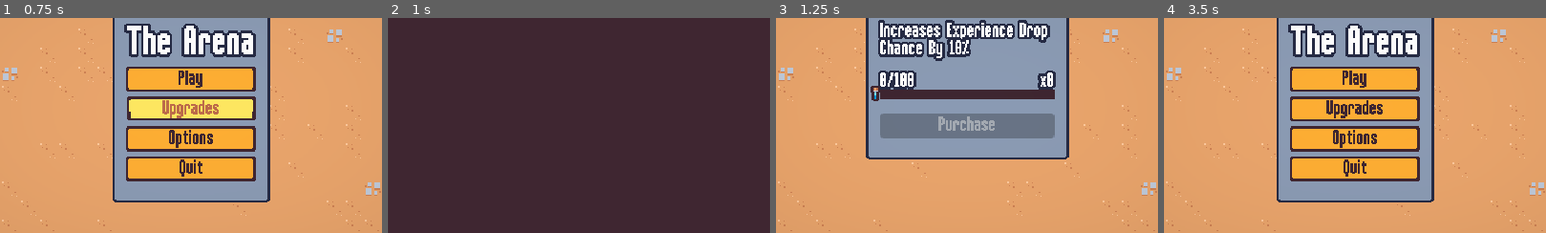
Above: before the commit, frames 1-4 (left to right).
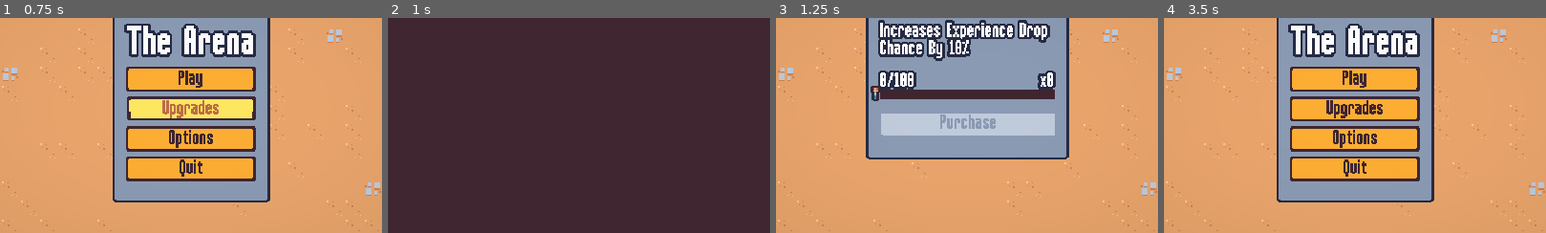
Above: after the commit, the same moments.

Repository: PWilliams0530/UdemySurvival2DGadotGame
Game: Godot game, scene res://scenes/UI/main_menu.tscn
The game is run twice, just before and just after one commit, with the same random seed, the same clock (stepped at 60 frames per second) and the same inputs.
Inputs (mouse positions are % of the whole screen's width and height, from its top left):
- Up to frame 1 (0.75 s): click "Upgrades" at 0.5 s
- Up to frame 2 (1 s): no input
- Up to frame 3 (1.25 s): no input
- Up to frame 4 (3.5 s): move the mouse to (72, 45) at 1.27 s; press the mouse at (72, 45) at 1.28 s; hold Right (move_right) 1.28-2.03 s; tap Enter at 2 s; move the mouse to (30, 55) at 2.02 s; release the mouse at (30, 55) at 2.03 s; hold S (move_down) 2.03-2.75 s; click (30, 55) at 2.1 s; click "Back" at 2.75 s
The pictures show only the part of the screen within x 25-75%, y 29-79%; the shares and areas given below are measured in that part.

Frames 1-2 are identical in both runs. In frame 3, 5.3% of the frame differs, in the area x 27-73%, y 44-56%; in frame 4, nothing differs.

Commit message:
AddedScrollBarToMetaUpgradeAndFixedSpawnBug

Diff:
--- a/resources/theme/theme.tres
+++ b/resources/theme/theme.tres
@@ -14,6 +14,13 @@
 texture_margin_right = 1.0
 texture_margin_bottom = 1.0
 region_rect = Rect2(19, 3, 10, 10)
+
+[sub_resource type="StyleBoxTexture" id="StyleBoxTexture_6c8ei"]
+texture = ExtResource("1_fbtld")
+texture_margin_left = 3.0
+texture_margin_bottom = 3.0
+expand_margin_left = 1.0
+region_rect = Rect2(16, 3, 13, 13)
 
 [sub_resource type="StyleBoxEmpty" id="StyleBoxEmpty_12xri"]
 
@@ -91,6 +98,37 @@
 border_width_bottom = 2
 border_color = Color(0.247059, 0.14902, 0.192157, 1)
 
+[sub_resource type="StyleBoxFlat" id="StyleBoxFlat_7lkt4"]
+bg_color = Color(0.996078, 0.682353, 0.203922, 1)
+border_width_left = 2
+border_width_top = 2
+border_width_right = 2
+border_width_bottom = 2
+border_color = Color(0.8, 0.8, 0.8, 0)
+
+[sub_resource type="StyleBoxFlat" id="StyleBoxFlat_10kik"]
+bg_color = Color(0.996078, 0.682353, 0.203922, 1)
+border_width_left = 2
+border_width_top = 2
+border_width_right = 2
+border_width_bottom = 2
+border_color = Color(0.8, 0.8, 0.8, 0)
+
+[sub_resource type="StyleBoxFlat" id="StyleBoxFlat_17alt"]
+bg_color = Color(0.996078, 0.682353, 0.203922, 1)
+border_width_left = 2
+border_width_top = 2
+border_width_right = 2
+border_width_bottom = 2
+border_color = Color(0.8, 0.8, 0.8, 0)
+
+[sub_resource type="StyleBoxFlat" id="StyleBoxFlat_ytet8"]
+content_margin_left = 4.0
+content_margin_top = 0.0
+content_margin_right = 4.0
+content_margin_bottom = 0.0
+bg_color = Color(0.247059, 0.14902, 0.192157, 1)
+
 [resource]
 default_font = ExtResource("1_i3lch")
 default_font_size = 16
@@ -103,9 +141,11 @@
 BlueOutlineLabel/constants/shadow_offset_x = 0
 BlueOutlineLabel/constants/shadow_offset_y = 0
 Button/colors/font_color = Color(0.247059, 0.14902, 0.192157, 1)
+Button/colors/font_disabled_color = Color(0.545098, 0.607843, 0.705882, 1)
 Button/colors/font_focus_color = Color(0.247059, 0.14902, 0.192157, 1)
 Button/colors/font_hover_color = Color(0.741176, 0.423529, 0.290196, 1)
 Button/colors/font_hover_pressed_color = Color(0.247059, 0.14902, 0.192157, 1)
+Button/styles/disabled = SubResource("StyleBoxTexture_6c8ei")
 Button/styles/focus = SubResource("StyleBoxEmpty_12xri")
 Button/styles/hover = SubResource("StyleBoxTexture_3v0vc")
 Button/styles/normal = SubResource("StyleBoxTexture_elguo")
@@ -119,3 +159,7 @@
 PanelContainer/styles/panel = SubResource("StyleBoxTexture_cgtn0")
 ProgressBar/styles/background = SubResource("StyleBoxFlat_2t82b")
 ProgressBar/styles/fill = SubResource("StyleBoxFlat_ble6b")
+VScrollBar/styles/grabber = SubResource("StyleBoxFlat_7lkt4")
+VScrollBar/styles/grabber_highlight = SubResource("StyleBoxFlat_10kik")
+VScrollBar/styles/grabber_pressed = SubResource("StyleBoxFlat_17alt")
+VScrollBar/styles/scroll = SubResource("StyleBoxFlat_ytet8")
--- a/scenes/UI/meta_menu.tscn
+++ b/scenes/UI/meta_menu.tscn
@@ -16,29 +16,52 @@
 format = 2
 layer_0/tile_data = PackedInt32Array(1114158, 0, 4, 1048622, 0, 4, 983086, 0, 4, 917550, 0, 4, 852014, 65536, 4, 786478 …(169669 unchanged characters)…
 
-[node name="MarginContainer" type="MarginContainer" parent="."]
+[node name="ScrollContainer" type="ScrollContainer" parent="."]
 anchors_preset = 15
 anchor_right = 1.0
 anchor_bottom = 1.0
 grow_horizontal = 2
 grow_vertical = 2
+
+[node name="MarginContainer" type="MarginContainer" parent="ScrollContainer"]
+layout_mode = 2
+size_flags_horizontal = 3
 theme_override_constants/margin_left = 24
 theme_override_constants/margin_top = 16
 theme_override_constants/margin_right = 24
 theme_override_constants/margin_bottom = 16
 
-[node name="GridContainer" type="GridContainer" parent="MarginContainer"]
+[node name="GridContainer" type="GridContainer" parent="ScrollContainer/MarginContainer"]
 unique_name_in_owner = true
 layout_mode = 2
-size_flags_horizontal = 4
+size_flags_horizontal = 6
 theme_override_constants/h_separation = 16
+theme_override_constants/v_separation = 16
 columns = 2
 
-[node name="MetaUpgradeCard" parent="MarginContainer/GridContainer" instance=ExtResource("4_14xx8")]
+[node name="MetaUpgradeCard" parent="ScrollContainer/MarginContainer/GridContainer" instance=ExtResource("4_14xx8")]
 layout_mode = 2
 
-[node name="MetaUpgradeCard2" parent="MarginContainer/GridContainer" instance=ExtResource("4_14xx8")]
+[node name="MetaUpgradeCard2" parent="ScrollContainer/MarginContainer/GridContainer" instance=ExtResource("4_14xx8")]
 layout_mode = 2
+
+[node name="MetaUpgradeCard3" parent="ScrollContainer/MarginContainer/GridContainer" instance=ExtResource("4_14xx8")]
+layout_mode = 2
+
+[node name="MetaUpgradeCard4" parent="ScrollContainer/MarginContainer/GridContainer" instance=ExtResource("4_14xx8")]
+layout_mode = 2
+
+[node name="MetaUpgradeCard5" parent="ScrollContainer/MarginContainer/GridContainer" instance=ExtResource("4_14xx8")]
+layout_mode = 2
+
+[node name="MarginContainer" type="MarginContainer" parent="."]
+offset_right = 404.0
+offset_bottom = 553.0
+size_flags_horizontal = 3
+theme_override_constants/margin_left = 24
+theme_override_constants/margin_top = 16
+theme_override_constants/margin_right = 24
+theme_override_constants/margin_bottom = 16
 
 [node name="BackButton" type="Button" parent="MarginContainer"]
 unique_name_in_owner = true
--- a/scenes/component/vial_drop_component.gd
+++ b/scenes/component/vial_drop_component.gd
@@ -11,10 +11,8 @@
 func on_died():
 	var adjusted_drop_percent = drop_percent
 	var experience_gain_upgrade_count = MetaProgression.get_upgrade_count("experience_gain")
-	print(experience_gain_upgrade_count)
 	if experience_gain_upgrade_count > 0:
 		adjusted_drop_percent += (experience_gain_upgrade_count * .1)
-	print(adjusted_drop_percent)
 	drop_percent = adjusted_drop_percent
 
 	if randf() > adjusted_drop_percent:
--- a/scenes/manager/enemy_manager.gd
+++ b/scenes/manager/enemy_manager.gd
@@ -28,7 +28,8 @@
 	for i in 4:
 		spawn_position = player.global_position + (random_direction * SPAWN_RADIUS) #go in random direction from player radius pixels
 	#bitwise operators
-		var query_paramaters = PhysicsRayQueryParameters2D.create(player.global_position, spawn_position,1 << 0)
+		var additional_check_offset = random_direction * 20
+		var query_paramaters = PhysicsRayQueryParameters2D.create(player.global_position, spawn_position + additional_check_offset,1 << 0)
 		var result = get_tree().root.world_2d.direct_space_state.intersect_ray(query_paramaters)
 
 		if result.is_empty():
Not shown: 1 places in resources/theme/theme.tres that only renumber resources
